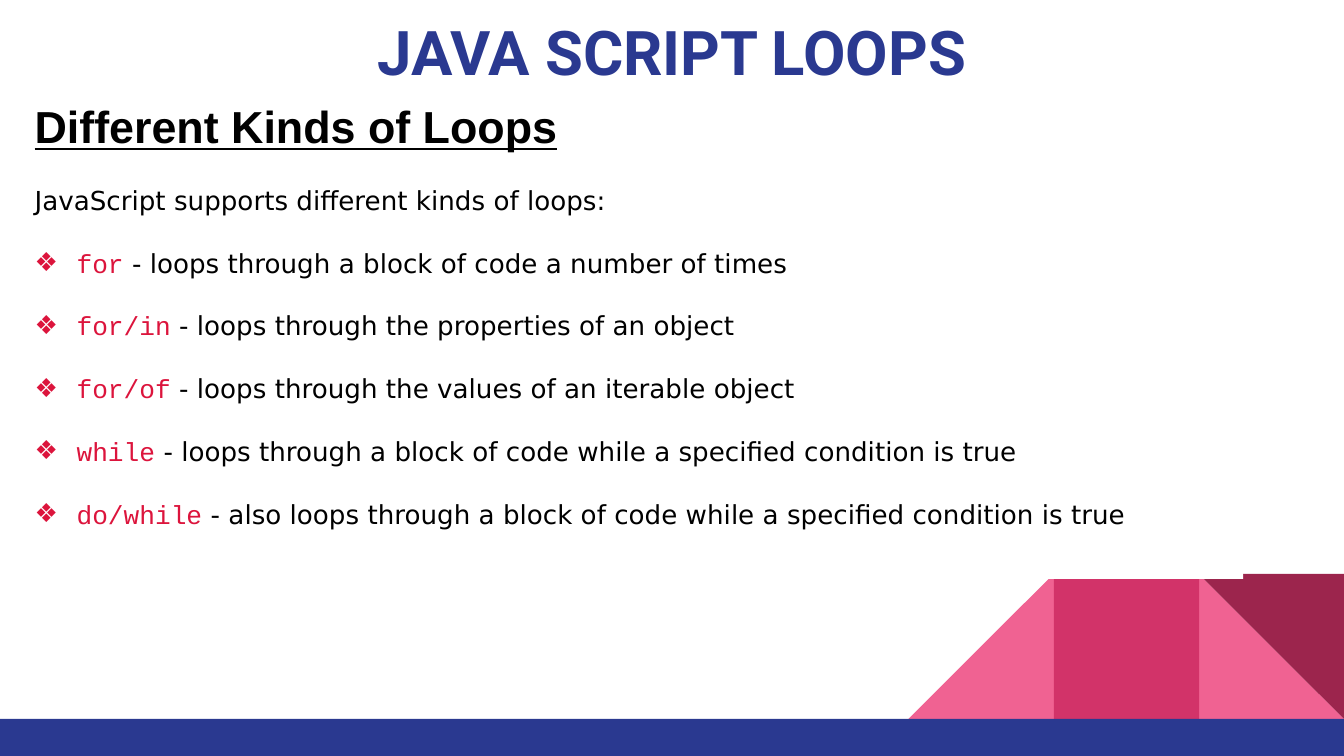
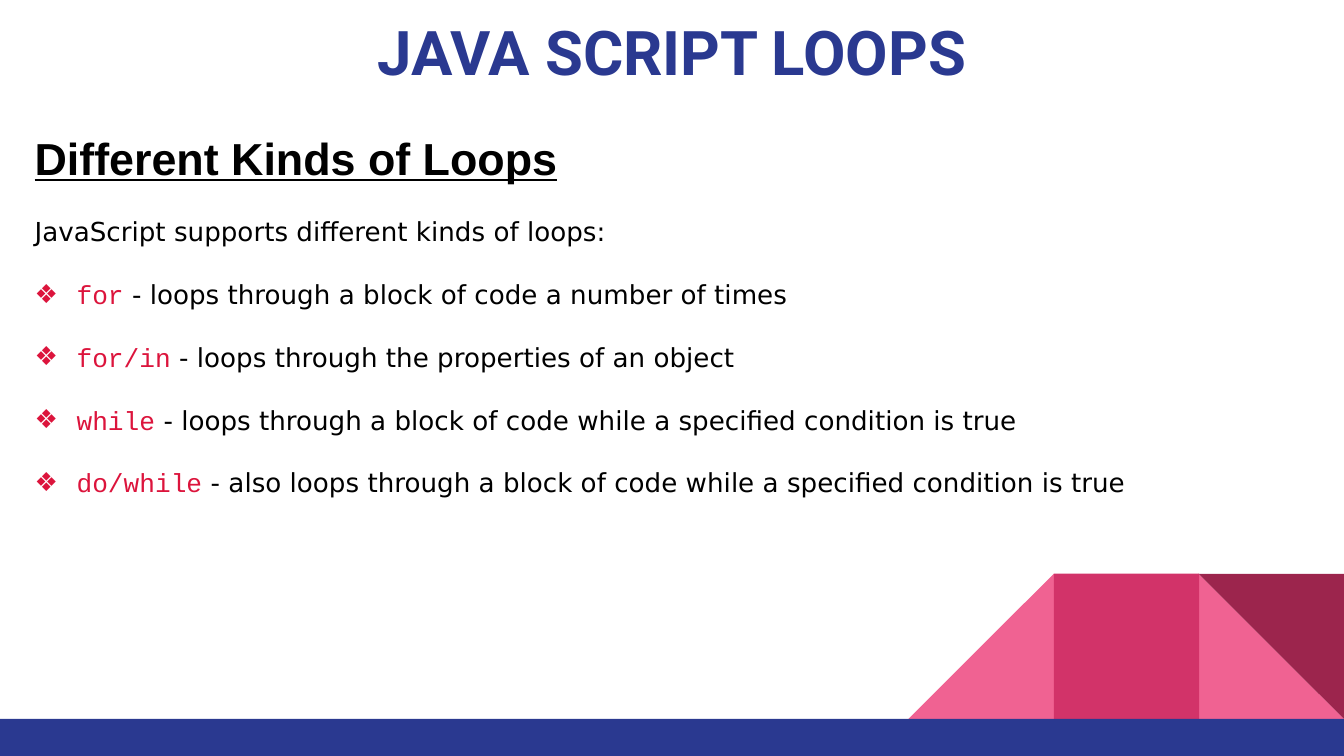
Before and after one commit to pnytrainingrepo/Webdevelopment, a slide deck: slide 22 of JavaScript.pptx. Drawn at 1344x756 pixels with LibreOffice and Linux fonts; fonts in the diff are those of the drawing. Boxes give left, top, right and bottom in pixels: in the first picture for what was removed or moved away, otherwise in the second. Text is boxed around its words. In the diff, an @@ line names an element or a change of style, - is before the commit and + after.

```diff
--- a/JavaScript.pptx
+++ b/JavaScript.pptx
@@ text "Different Kinds of Loops": place and size @@
-text "Different Kinds of Loops" at [35, 110, 1125, 529]
+text "Different Kinds of Loops" at [35, 142, 1125, 498]
@@ text at [77, 378, 795, 403]: paragraph removed @@
-❖ for/of - loops through the values of an iterable object
```
Also in this commit, not shown: 1 other slide changed, 15 slides added, 2 slides removed, 8 other files.
